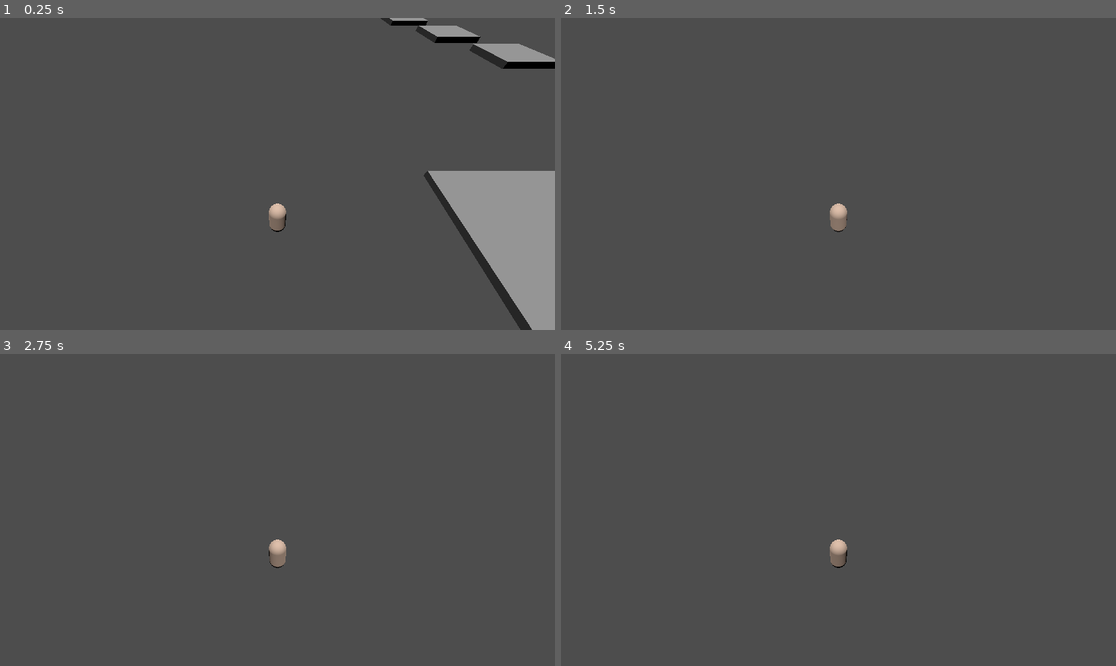
Above: before the commit, frames 1-4 (two rows, left to right).
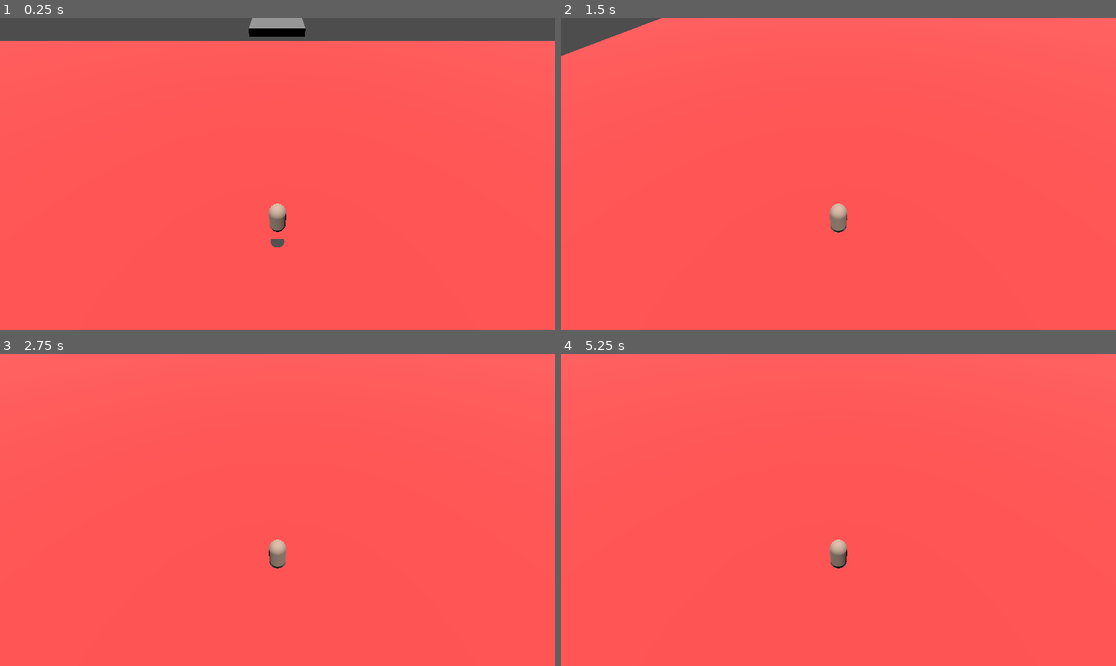
Above: after the commit, the same moments.

Repository: ankit-suman-07/Platform_3D
Game: Godot game, scene res://scenes/world.tscn
Two runs of this game, one before a commit and one after it. Both use one fixed random seed, a clock stepped at 60 frames per second and the inputs below.
Inputs:
- Up to frame 1 (0.25 s): no input
- Up to frame 2 (1.5 s): hold D (right) 0.53-1.28 s; tap Space (jump) at 0.77 s; hold S (back) from 1.28 s (still down)
- Up to frame 3 (2.75 s): tap Space (jump) at 1.52 s; release S (back) at 2.03 s; hold D (right) from 2.03 s (still down)
- Up to frame 4 (5.25 s): tap Enter at 2.75 s; release D (right) at 2.78 s; hold W (forward) 2.78-3.53 s; tap Space (jump) at 3.02, 3.5, 3.77, 4.52 s; hold A (left) 3.53-5.03 s; hold S (back) from 5.03 s (still down)

The runs differ from the first frame. In frame 1, 94% of the frame differs, in the area x 0-100%, y 0-100%; in frame 2, 99%; in frame 3, 100%; in frame 4, 100%.

Commit message:
Add shadow raycast for player to assist jump

Diff:
--- a/scenes/player.tscn
+++ b/scenes/player.tscn
@@ -10,6 +10,12 @@
 
 [sub_resource type="CapsuleShape3D" id="CapsuleShape3D_g2els"]
 
+[sub_resource type="StandardMaterial3D" id="StandardMaterial3D_3vyb7"]
+albedo_color = Color(0.3, 0.3, 0.3, 1)
+
+[sub_resource type="CylinderMesh" id="CylinderMesh_g2els"]
+material = SubResource("StandardMaterial3D_3vyb7")
+
 [node name="player" type="CharacterBody3D"]
 script = ExtResource("1_3vyb7")
 
@@ -20,3 +26,7 @@
 [node name="CollisionShape3D" type="CollisionShape3D" parent="."]
 transform = Transform3D(0.3, 0, 0, 0, 0.3, 0, 0, 0, 0.3, 0, 0, 0)
 shape = SubResource("CapsuleShape3D_g2els")
+
+[node name="ShadowMesh" type="MeshInstance3D" parent="."]
+transform = Transform3D(0.3, 0, 0, 0, 0.001, 0, 0, 0, 0.3, 0, -0.310396, 0)
+mesh = SubResource("CylinderMesh_g2els")
--- a/scenes/world.tscn
+++ b/scenes/world.tscn
@@ -16,7 +16,7 @@
 transform = Transform3D(10, 0, 0, 0, 10, 0, 0, 0, 10, 16.352, -10.0209, 0)
 
 [node name="player" parent="." instance=ExtResource("2_rwgxs")]
-transform = Transform3D(-4.3068e-08, 0.170949, -0.98528, 7.47242e-09, 0.98528, 0.170949, 1, 0, -4.37114e-08, 169.853, 2.29823, -7.79369)
+transform = Transform3D(-4.3068e-08, 0.170949, -0.98528, 7.47242e-09, 0.98528, 0.170949, 1, 0, -4.37114e-08, 32.7055, 2.29823, 0.0294237)
 
 [node name="Camera3D" type="Camera3D" parent="player"]
 transform = Transform3D(1, -2.73915e-08, -9.64688e-09, 2.73915e-08, 0.779305, 0.626644, -9.64689e-09, -0.626644, 0.779305, 1.29526e-08, 2.88028, 2.32998)
@@ -26,7 +26,7 @@
 transform = Transform3D(0.999667, -0.00169484, 0.0257549, -0.0258106, -0.0656425, 0.997509, -6.11648e-09, -0.997842, -0.0656644, 55.8116, 27.5617, 0)
 
 [node name="measure" parent="." instance=ExtResource("6_qfnet")]
-transform = Transform3D(2, 0, 0, 0, 0.5, 0, 0, 0, 2, 177.417, 0, 9.98176)
+transform = Transform3D(2, 0, 0, 0, 0.5, 0, 0, 0, 2, 221.534, -0.716456, -0.745745)
 
 [node name="platforms" type="Node" parent="."]
 
@@ -52,43 +52,49 @@
 transform = Transform3D(1, 0, 0, 0, 1, 0, 0, 0, 1, 82.1711, -1.79428, 4.76837e-07)
 
 [node name="platform_large8" parent="platforms" instance=ExtResource("3_4wyf3")]
-transform = Transform3D(1, 0, 0, 0, 1, 0, 0, 0, 1, 134.491, -1.79428, 4.76837e-07)
+transform = Transform3D(1, 0, 0, 0, 1, 0, 0, 0, 1, 134.491, -0.0476148, 4.76837e-07)
 
 [node name="platform_large9" parent="platforms" instance=ExtResource("3_4wyf3")]
-transform = Transform3D(1, 0, 0, 0, 1, 0, 0, 0, 1, 140.533, -1.79428, 4.76837e-07)
+transform = Transform3D(1, 0, 0, 0, 1, 0, 0, 0, 1, 140.533, -0.0476148, 4.76837e-07)
 
 [node name="platform_large10" parent="platforms" instance=ExtResource("3_4wyf3")]
-transform = Transform3D(1, 0, 0, 0, 1, 0, 0, 0, 1, 146.637, -1.79428, -2.04771)
+transform = Transform3D(1, 0, 0, 0, 1, 0, 0, 0, 1, 146.637, -0.0476148, -2.04771)
 
 [node name="platform_large11" parent="platforms" instance=ExtResource("3_4wyf3")]
-transform = Transform3D(1, 0, 0, 0, 1, 0, 0, 0, 1, 152.668, -1.79428, -4.07218)
+transform = Transform3D(1, 0, 0, 0, 1, 0, 0, 0, 1, 152.668, -0.0476148, -4.07218)
 
 [node name="platform_large12" parent="platforms" instance=ExtResource("3_4wyf3")]
-transform = Transform3D(1, 0, 0, 0, 1, 0, 0, 0, 1, 158.723, -1.79428, -6.00779)
+transform = Transform3D(1, 0, 0, 0, 1, 0, 0, 0, 1, 158.723, -0.0476148, -6.00779)
 
 [node name="platform_large13" parent="platforms" instance=ExtResource("3_4wyf3")]
-transform = Transform3D(1, 0, 0, 0, 1, 0, 0, 0, 1, 164.748, -1.79428, -8.09489)
+transform = Transform3D(1, 0, 0, 0, 1, 0, 0, 0, 1, 164.748, -0.0476148, -8.09489)
+
+[node name="platform_large22" parent="platforms" instance=ExtResource("3_4wyf3")]
+transform = Transform3D(1, 0, 0, 0, 1, 0, 0, 0, 1, 164.748, -0.0476148, 4.09822)
 
 [node name="platform_large14" parent="platforms" instance=ExtResource("3_4wyf3")]
-transform = Transform3D(1, 0, 0, 0, 1, 0, 0, 0, 1, 179.997, -1.79428, 13.196)
+transform = Transform3D(1, 0, 0, 0, 1, 0, 0, 0, 1, 179.997, -0.00565076, 13.196)
 
 [node name="platform_large15" parent="platforms" instance=ExtResource("3_4wyf3")]
-transform = Transform3D(1, 0, 0, 0, 1, 0, 0, 0, 1, 186.101, -1.79428, 11.1483)
+transform = Transform3D(1, 0, 0, 0, 1, 0, 0, 0, 1, 186.101, -0.00565076, 11.1483)
 
 [node name="platform_large16" parent="platforms" instance=ExtResource("3_4wyf3")]
-transform = Transform3D(1, 0, 0, 0, 1, 0, 0, 0, 1, 192.132, -1.79428, 9.12382)
+transform = Transform3D(1, 0, 0, 0, 1, 0, 0, 0, 1, 192.132, -0.00565076, 9.12382)
 
 [node name="platform_large17" parent="platforms" instance=ExtResource("3_4wyf3")]
-transform = Transform3D(1, 0, 0, 0, 1, 0, 0, 0, 1, 198.187, -1.79428, 7.18821)
+transform = Transform3D(1, 0, 0, 0, 1, 0, 0, 0, 1, 198.187, -0.00565076, 7.18821)
 
 [node name="platform_large19" parent="platforms" instance=ExtResource("3_4wyf3")]
-transform = Transform3D(1, 0, 0, 0, 1, 0, 0, 0, 1, 204.212, -1.79428, 5.10111)
+transform = Transform3D(1, 0, 0, 0, 1, 0, 0, 0, 1, 204.212, -0.00565076, 5.10111)
 
 [node name="platform_large20" parent="platforms" instance=ExtResource("3_4wyf3")]
-transform = Transform3D(1, 0, 0, 0, 1, 0, 0, 0, 1, 204.212, -1.79428, -0.00696301)
+transform = Transform3D(1, 0, 0, 0, 1, 0, 0, 0, 1, 204.212, -0.00565076, -0.00696301)
 
 [node name="platform_large18" parent="platforms" instance=ExtResource("3_4wyf3")]
-transform = Transform3D(1, 0, 0, 0, 1, 0, 0, 0, 1, 174.891, -1.79428, 13.3285)
+transform = Transform3D(1, 0, 0, 0, 1, 0, 0, 0, 1, 174.891, -0.00565076, 13.3285)
+
+[node name="platform_large21" parent="platforms" instance=ExtResource("3_4wyf3")]
+transform = Transform3D(1, 0, 0, 0, 1, 0, 0, 0, 1, 174.891, -0.00565076, -0.0763502)
 
 [node name="platform_small" parent="platforms" instance=ExtResource("5_71j4m")]
 transform = Transform3D(1, 0, 0, 0, 1, 0, 0, 0, 1, 103.735, -1.79141, 0)
@@ -132,6 +138,9 @@
 [node name="platform6" parent="platforms" instance=ExtResource("7_i7141")]
 transform = Transform3D(1, 0, 0, 0, 1, 0, 0, 0, 1, 101.248, 0, 0.0136845)
 
+[node name="platform7" parent="platforms" instance=ExtResource("7_i7141")]
+transform = Transform3D(1, 0, 0, 0, 1, 0, 0, 0, 1, 209.258, 0, 0.0136845)
+
 [node name="platform_short_small" parent="platforms" instance=ExtResource("5_qfnet")]
 transform = Transform3D(-4.37114e-08, 0, -1, 0, 1, 0, 1, 0, -4.37114e-08, 121.021, 0, 0)
 
@@ -162,5 +171,41 @@
 [node name="platform_short_small19" parent="platforms" instance=ExtResource("5_qfnet")]
 transform = Transform3D(-4.37114e-08, 0, -1, 0, 1, 0, 1, 0, -4.37114e-08, 124.803, 0, 0)
 
+[node name="platform_long_small3" parent="platforms" instance=ExtResource("4_71j4m")]
+transform = Transform3D(-4.37114e-08, -0.34202, -0.939693, 0, 0.939693, -0.34202, 1, -1.49502e-08, -4.10753e-08, 213.706, 0.868014, 0)
+
+[node name="platform_long_small4" parent="platforms" instance=ExtResource("4_71j4m")]
+transform = Transform3D(-4.37114e-08, 0.34202, -0.939693, 0, 0.939693, 0.34202, 1, 1.49502e-08, -4.10753e-08, 224.3, 0.868014, 0)
+
+[node name="platform_short_small2" parent="platforms" instance=ExtResource("5_qfnet")]
+transform = Transform3D(-4.37114e-08, 0, -1, 0, 1, 0, 1, 0, -4.37114e-08, 217.133, 1.8187, 0)
+
+[node name="platform_short_small4" parent="platforms" instance=ExtResource("5_qfnet")]
+transform = Transform3D(-4.37114e-08, 0, -1, 0, 1, 0, 1, 0, -4.37114e-08, 217.548, 1.8187, 0)
+
+[node name="platform_short_small6" parent="platforms" instance=ExtResource("5_qfnet")]
+transform = Transform3D(-4.37114e-08, 0, -1, 0, 1, 0, 1, 0, -4.37114e-08, 217.966, 1.8187, 0)
+
+[node name="platform_short_small8" parent="platforms" instance=ExtResource("5_qfnet")]
+transform = Transform3D(-4.37114e-08, 0, -1, 0, 1, 0, 1, 0, -4.37114e-08, 218.384, 1.8187, 0)
+
+[node name="platform_short_small10" parent="platforms" instance=ExtResource("5_qfnet")]
+transform = Transform3D(-4.37114e-08, 0, -1, 0, 1, 0, 1, 0, -4.37114e-08, 218.802, 1.8187, 0)
+
+[node name="platform_short_small12" parent="platforms" instance=ExtResource("5_qfnet")]
+transform = Transform3D(-4.37114e-08, 0, -1, 0, 1, 0, 1, 0, -4.37114e-08, 219.22, 1.8187, 0)
+
+[node name="platform_short_small14" parent="platforms" instance=ExtResource("5_qfnet")]
+transform = Transform3D(-4.37114e-08, 0, -1, 0, 1, 0, 1, 0, -4.37114e-08, 219.644, 1.8187, 0)
+
+[node name="platform_short_small16" parent="platforms" instance=ExtResource("5_qfnet")]
+transform = Transform3D(-4.37114e-08, 0, -1, 0, 1, 0, 1, 0, -4.37114e-08, 220.065, 1.8187, 0)
+
+[node name="platform_short_small18" parent="platforms" instance=ExtResource("5_qfnet")]
+transform = Transform3D(-4.37114e-08, 0, -1, 0, 1, 0, 1, 0, -4.37114e-08, 220.494, 1.8187, 0)
+
+[node name="platform_short_small20" parent="platforms" instance=ExtResource("5_qfnet")]
+transform = Transform3D(-4.37114e-08, 0, -1, 0, 1, 0, 1, 0, -4.37114e-08, 220.915, 1.8187, 0)
+
 [node name="moving_platform" parent="." instance=ExtResource("9_7r4gi")]
 transform = Transform3D(1, 0, 0, 0, 1, 0, 0, 0, 1, 169.806, 0, -8.10906)
--- a/scripts/player.gd
+++ b/scripts/player.gd
@@ -3,9 +3,11 @@
 const SPEED := 5.0
 const GRAVITY := 9.8 * 4
 const JUMP_VELOCITY := 12
-const TURN_SPEED := 2  # radians per second
+const TURN_SPEED := 2.0
+const RAY_LENGTH := 100.0
 
-var was_in_air := false  # ✅ New variable to track air state
+var was_in_air := false
+@onready var shadow_node = $ShadowMesh
 
 func _physics_process(delta: float) -> void:
 	# ---- Gravity ----
@@ -14,9 +16,7 @@
 		was_in_air = true
 	else:
 		if was_in_air:
-			# We just landed
 			was_in_air = false
-			# Check collisions only when we land
 			_check_for_platform_impact()
 		if Input.is_action_just_pressed("jump"):
 			velocity.y = JUMP_VELOCITY
@@ -41,10 +41,24 @@
 
 	move_and_slide()
 
-
 func _check_for_platform_impact() -> void:
 	for i in range(get_slide_collision_count()):
 		var collision := get_slide_collision(i)
 		var collider := collision.get_collider()
 		if collider is StaticBody3D and collider.has_method("depress"):
 			collider.depress()
+
+func _process(delta: float) -> void:
+	var space_state = get_world_3d().direct_space_state
+	var ray_origin = global_position
+	var ray_direction = Vector3.DOWN * RAY_LENGTH
+	var query = PhysicsRayQueryParameters3D.create(ray_origin, ray_origin + ray_direction)
+	query.collide_with_areas = false
+	var result = space_state.intersect_ray(query)
+
+	if result.size() > 0:
+		var position = result["position"]
+		shadow_node.global_position = position + Vector3(0, 0.01, 0) # Tiny offset
+		shadow_node.visible = true
+	else:
+		shadow_node.visible = false
Not shown: 1 places in scenes/player.tscn that only renumber resources
